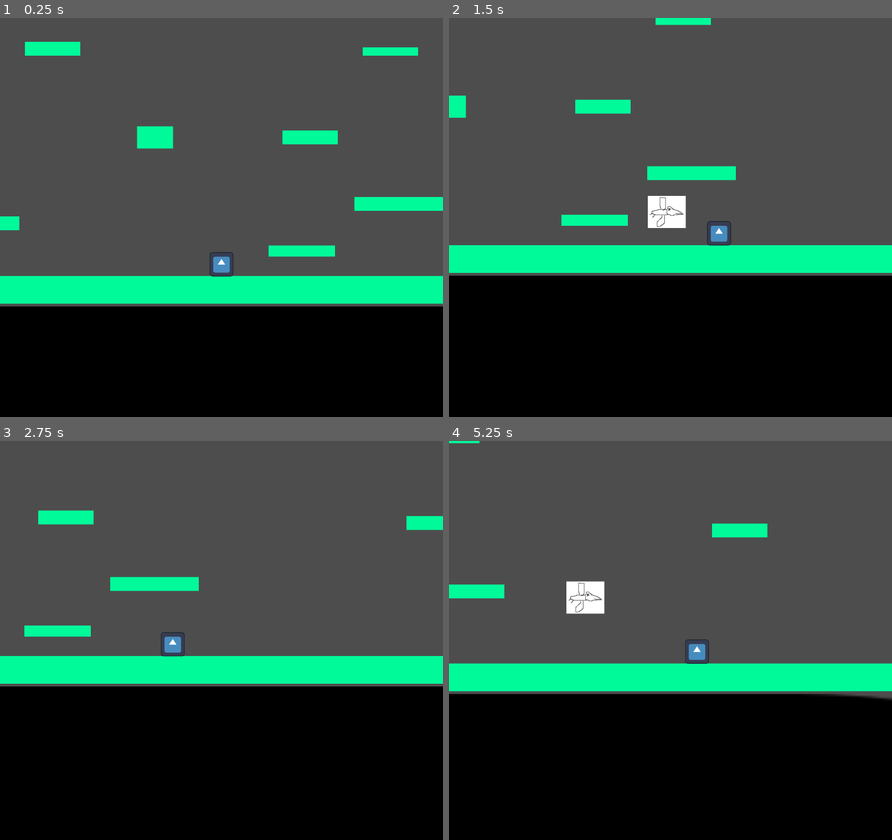
Above: before the commit, frames 1-4 (two rows, left to right).
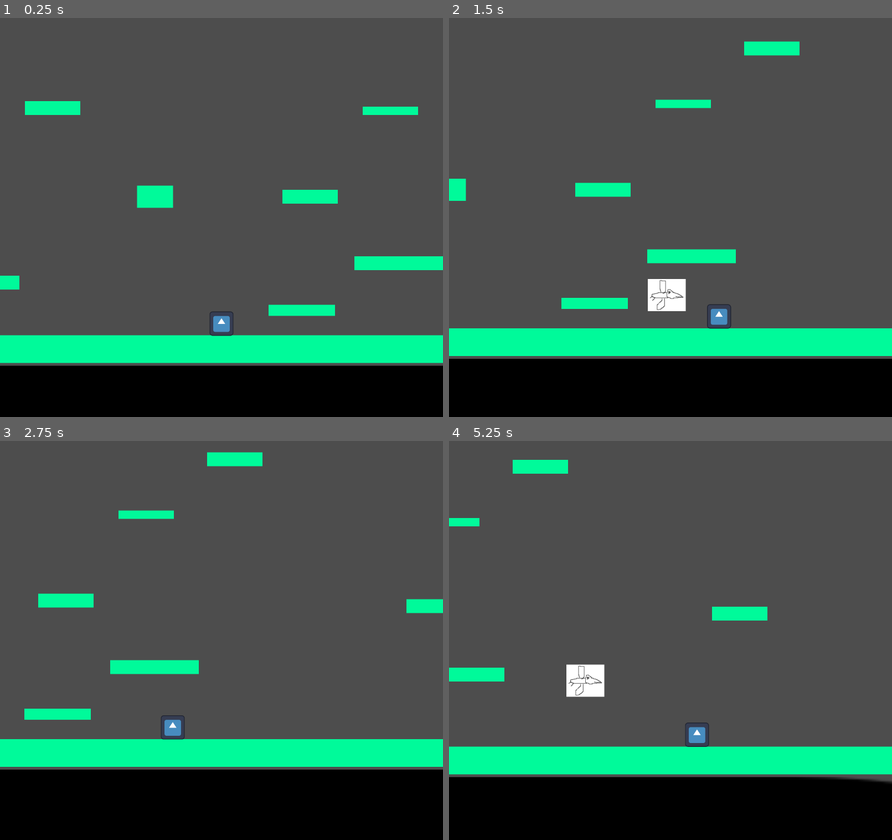
Above: after the commit, the same moments.

Repository: ArthurVayner/GameJam2026
Game: Godot game, scene res://Scenes/Main.tscn
Two runs of this game, one before a commit and one after it. Both use one fixed random seed, a clock stepped at 60 frames per second and the inputs below. The engine's default icon, where the game draws it, is replaced by a stand-in: a white triangle on a blue panel in a dark square.
Inputs:
- Up to frame 1 (0.25 s): no input
- Up to frame 2 (1.5 s): hold Right (go_right) from 0.53 s (still down); tap W (jump) at 0.77, 1.07 s
- Up to frame 3 (2.75 s): tap W (jump) at 1.52, 1.82 s; release Right (go_right) at 2.03 s; hold Left (go_left) from 2.03 s (still down)
- Up to frame 4 (5.25 s): release Left (go_left) at 2.78 s; hold Right (go_right) 2.78-4.28 s; tap W (jump) at 3.02, 3.32, 3.77, 4.07, 4.52, 4.82 s; hold Left (go_left) 4.28-5.03 s; hold Right (go_right) from 5.03 s (still down)

The runs differ from the first frame. In frame 1, 27% of the frame differs, in the area x 0-100%, y 5-88%; in frame 2, 31%, in the area x 0-100%, y 0-86%; in frame 3, 31%; in frame 4, 30%.

Commit message:
changed camera position and started working on boss stage

Diff:
--- /dev/null
+++ b/Scenes/BossLevel.tscn
@@ -0,0 +1,17 @@
+[gd_scene format=3 uid="uid://25rlnkcbu5tq"]
+
+[ext_resource type="PackedScene" uid="uid://dtcf2dn0fgyae" path="res://Scenes/Platform.tscn" id="1_1lweu"]
+[ext_resource type="PackedScene" uid="uid://b31r4030t1cl7" path="res://Scenes/Player.tscn" id="2_uh2k4"]
+[ext_resource type="Script" uid="uid://cks2as4f3rw3o" path="res://Scripts/camera_2d.gd" id="3_qxb48"]
+
+[node name="BossLevel" type="Node2D" unique_id=36350112]
+
+[node name="Platform" parent="." unique_id=1291661622 instance=ExtResource("1_1lweu")]
+position = Vector2(-200, 195)
+scale = Vector2(7.201997, -5.167772)
+
+[node name="Player" parent="." unique_id=2015687368 instance=ExtResource("2_uh2k4")]
+position = Vector2(141, 138)
+
+[node name="Camera2D" type="Camera2D" parent="." unique_id=2105983654]
+script = ExtResource("3_qxb48")
--- a/Scenes/Player.tscn
+++ b/Scenes/Player.tscn
@@ -31,7 +31,7 @@
 
 [node name="JumpSFX" type="AudioStreamPlayer2D" parent="." unique_id=778852630]
 stream = ExtResource("3_gntrk")
-volume_db = 1.0
+volume_db = -8.538
 
 [node name="WalkSFX" type="AudioStreamPlayer2D" parent="." unique_id=371871590]
 stream = ExtResource("4_dewec")
--- /dev/null
+++ b/Scenes/ThrownObject.tscn
@@ -0,0 +1,17 @@
+[gd_scene format=3 uid="uid://cwls0g65ulkh1"]
+
+[ext_resource type="Texture2D" uid="uid://bsjl2fjvntfiu" path="res://icon.svg" id="1_sjwef"]
+
+[sub_resource type="RectangleShape2D" id="RectangleShape2D_g4v7s"]
+size = Vector2(41, 36)
+
+[node name="ThrownObject" type="Area2D" unique_id=927794457]
+
+[node name="CollisionShape2D" type="CollisionShape2D" parent="." unique_id=1296377814]
+position = Vector2(-10.5, -8)
+shape = SubResource("RectangleShape2D_g4v7s")
+
+[node name="Sprite2D" type="Sprite2D" parent="CollisionShape2D" unique_id=492600056]
+position = Vector2(-9.536743e-07, 0)
+scale = Vector2(0.32031247, 0.28124997)
+texture = ExtResource("1_sjwef")
--- a/Scenes/bird.tscn
+++ b/Scenes/bird.tscn
@@ -21,7 +21,7 @@
 stream = ExtResource("3_dnvpi")
 volume_db = 10.0
 autoplay = true
-max_distance = 52.0
+max_distance = 100.0
 
 [node name="FlappingSoundTimer" type="Timer" parent="." unique_id=1759071215]
 
--- a/Scripts/camera_2d.gd
+++ b/Scripts/camera_2d.gd
@@ -6,6 +6,7 @@
 
 const maxLeft = -195
 const maxRight = 140
+const camera_y_offset = 30
 
 func die():
 	print("11")
@@ -22,4 +23,4 @@
 	var fallowPlayerPosition = calculatePosition(global_position.x, player.global_position.x, delta)
 	#clamp(value: Variant, min: Variant, max: Variant)
 	global_position.x= clamp(fallowPlayerPosition, maxLeft, maxRight)
-	global_position.y= calculatePosition(global_position.y, player.global_position.y, delta)
+	global_position.y= calculatePosition(global_position.y, player.global_position.y - camera_y_offset, delta)
